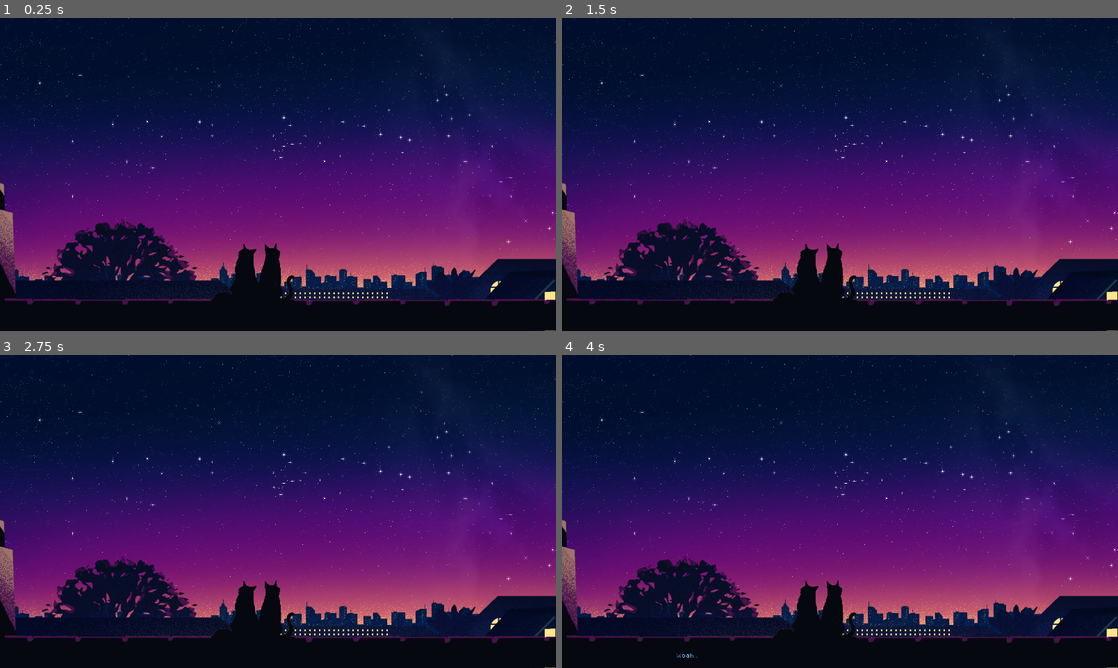
Above: before the commit, frames 1-4 (two rows, left to right).
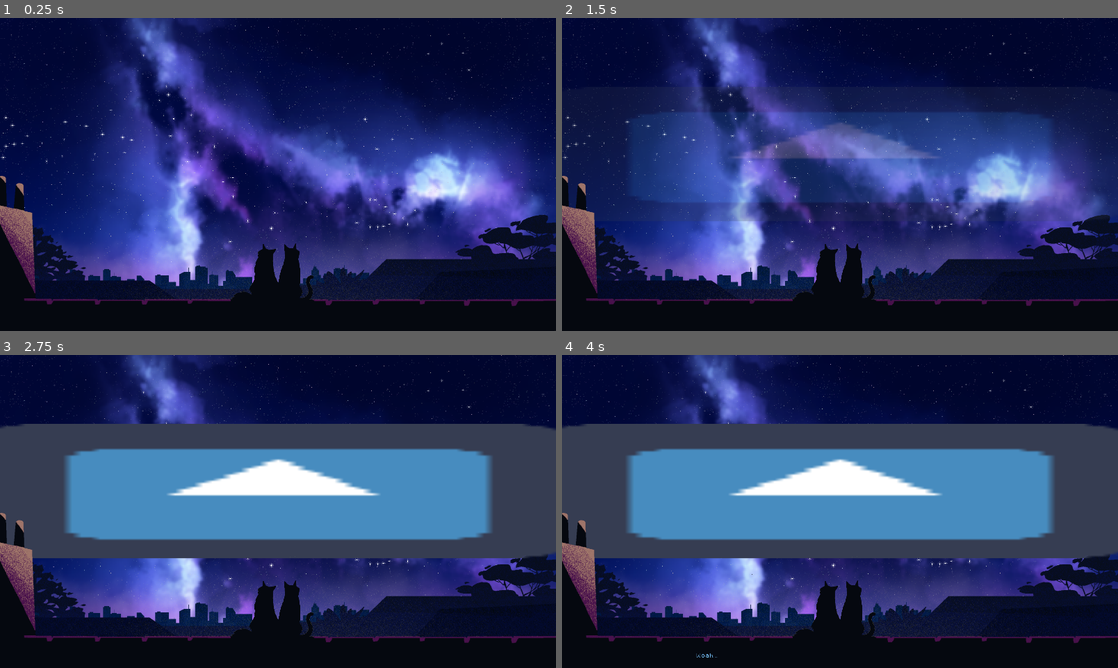
Above: after the commit, the same moments.

Repository: eilamg/Cosmicats
Game: Godot game, scene res://Main.tscn
Two runs of this game, one before a commit and one after it. Both use one fixed random seed, a clock stepped at 60 frames per second and the inputs below. The engine's default icon, where the game draws it, is replaced by a stand-in: a white triangle on a blue panel in a dark square.
Inputs (mouse positions are in pixels of both pictures, inside the frame that each line leads up to):
- Up to frame 1 (0.25 s): no input
- Up to frame 2 (1.5 s): tap Enter at 0.5 s; move the mouse to (962, 158) at 0.52 s; right-click (962, 158) at 0.6 s; click (962, 158) at 0.67 s; drag from (728, 190) to (812, 237) at 1.27 s
- Up to frame 3 (2.75 s): move the mouse to (333, 442) at 2.02 s; right-click (333, 442) at 2.1 s
- Up to frame 4 (4 s): tap Space at 2.75 s; drag from (812, 574) to (673, 464) at 2.77 s; tap Enter at 3.5 s; move the mouse to (1006, 558) at 3.52 s; hold Down (ui_down) from 3.53 s (still down); right-click (1006, 558) at 3.6 s

The runs differ from the first frame. In frame 1, 55% of the frame differs, in the area x 0-100%, y 0-100%; in frame 2, 57%; in frame 3, 67%; in frame 4, 67%.

Commit message:
Add intro and outro animations

Diff:
--- a/Main.gd
+++ b/Main.gd
@@ -16,6 +16,9 @@
     spawn_star_groups()
     hide_away_constellations()
     $MusicPlayer.add_layer()
+
+    $AnimationPlayer.play("intro")
+
     # spawn_random_stars(100)
 
 
--- a/Main.tscn
+++ b/Main.tscn
@@ -48,6 +48,7 @@
 [ext_resource path="res://music/CosmicCatsIsoLoop4.ogg" type="AudioStream" id=46]
 [ext_resource path="res://music/CosmicCatsIsoLoop6.ogg" type="AudioStream" id=47]
 [ext_resource path="res://music/MusicPlayer.gd" type="Script" id=48]
+[ext_resource path="res://icon.png" type="Texture" id=49]
 
 [sub_resource type="OpenSimplexNoise" id=1]
 
@@ -57,6 +58,124 @@
 [sub_resource type="ShaderMaterial" id=3]
 shader = ExtResource( 6 )
 shader_param/noise_texture = SubResource( 2 )
+
+[sub_resource type="Animation" id=5]
+resource_name = "intro"
+length = 6.5
+tracks/0/type = "value"
+tracks/0/path = NodePath("Credits:self_modulate")
+tracks/0/interp = 1
+tracks/0/loop_wrap = true
+tracks/0/imported = false
+tracks/0/enabled = true
+tracks/0/keys = {
+"times": PoolRealArray( 0, 0.6, 2.5, 4.5, 6.5 ),
+"transitions": PoolRealArray( 1, 2, 1, -2, 2 ),
+"update": 0,
+"values": [ Color( 1, 1, 1, 0 ), Color( 1, 1, 1, 0 ), Color( 1, 1, 1, 1 ), Color( 1, 1, 1, 1 ), Color( 1, 1, 1, 0 ) ]
+}
+tracks/1/type = "method"
+tracks/1/path = NodePath("AnimationPlayer")
+tracks/1/interp = 1
+tracks/1/loop_wrap = true
+tracks/1/imported = false
+tracks/1/enabled = true
+tracks/1/keys = {
+"times": PoolRealArray( 6.5 ),
+"transitions": PoolRealArray( 1 ),
+"values": [ {
+"args": [ "lights_out" ],
+"method": "play"
+} ]
+}
+
+[sub_resource type="Animation" id=6]
+resource_name = "lights_on"
+length = 2.3
+tracks/0/type = "value"
+tracks/0/path = NodePath("ParallaxBG/Sky/sky_light:self_modulate")
+tracks/0/interp = 2
+tracks/0/loop_wrap = true
+tracks/0/imported = false
+tracks/0/enabled = true
+tracks/0/keys = {
+"times": PoolRealArray( 0, 0.3, 2.3 ),
+"transitions": PoolRealArray( 1, 2.07053, -2 ),
+"update": 0,
+"values": [ Color( 1, 1, 1, 0 ), Color( 1, 1, 1, 0 ), Color( 1, 1, 1, 1 ) ]
+}
+tracks/1/type = "value"
+tracks/1/path = NodePath("ParallaxBG/Sky/bg_stars_light:self_modulate")
+tracks/1/interp = 1
+tracks/1/loop_wrap = true
+tracks/1/imported = false
+tracks/1/enabled = true
+tracks/1/keys = {
+"times": PoolRealArray( 0, 1.2 ),
+"transitions": PoolRealArray( 1, 1 ),
+"update": 1,
+"values": [ Color( 1, 1, 1, 0 ), Color( 1, 1, 1, 1 ) ]
+}
+tracks/2/type = "value"
+tracks/2/path = NodePath("ParallaxBG/Bg0/bg_light:self_modulate")
+tracks/2/interp = 1
+tracks/2/loop_wrap = true
+tracks/2/imported = false
+tracks/2/enabled = true
+tracks/2/keys = {
+"times": PoolRealArray( 0, 1.1 ),
+"transitions": PoolRealArray( 1, 1 ),
+"update": 1,
+"values": [ Color( 1, 1, 1, 0 ), Color( 1, 1, 1, 1 ) ]
+}
+tracks/3/type = "value"
+tracks/3/path = NodePath("ParallaxBG/Bg1/mg1_light:self_modulate")
+tracks/3/interp = 1
+tracks/3/loop_wrap = true
+tracks/3/imported = false
+tracks/3/enabled = true
+tracks/3/keys = {
+"times": PoolRealArray( 0, 0.9 ),
+"transitions": PoolRealArray( 1, 1 ),
+"update": 1,
+"values": [ Color( 1, 1, 1, 0 ), Color( 1, 1, 1, 1 ) ]
+}
+tracks/4/type = "value"
+tracks/4/path = NodePath("ParallaxBG/Bg2/mg2_light:self_modulate")
+tracks/4/interp = 1
+tracks/4/loop_wrap = true
+tracks/4/imported = false
+tracks/4/enabled = true
+tracks/4/keys = {
+"times": PoolRealArray( 0, 0.7 ),
+"transitions": PoolRealArray( 1, 1 ),
+"update": 1,
+"values": [ Color( 1, 1, 1, 0 ), Color( 1, 1, 1, 1 ) ]
+}
+tracks/5/type = "value"
+tracks/5/path = NodePath("ParallaxBG/Bg3/mg3_light:self_modulate")
+tracks/5/interp = 1
+tracks/5/loop_wrap = true
+tracks/5/imported = false
+tracks/5/enabled = true
+tracks/5/keys = {
+"times": PoolRealArray( 0, 0.3 ),
+"transitions": PoolRealArray( 1, 1 ),
+"update": 1,
+"values": [ Color( 1, 1, 1, 0 ), Color( 1, 1, 1, 1 ) ]
+}
+tracks/6/type = "value"
+tracks/6/path = NodePath("ParallaxFG/Cats/cats_light:self_modulate")
+tracks/6/interp = 1
+tracks/6/loop_wrap = true
+tracks/6/imported = false
+tracks/6/enabled = true
+tracks/6/keys = {
+"times": PoolRealArray( 0, 0.001, 0.1 ),
+"transitions": PoolRealArray( 1, 1, 1 ),
+"update": 1,
+"values": [ Color( 1, 1, 1, 1 ), Color( 1, 1, 1, 0 ), Color( 1, 1, 1, 1 ) ]
+}
 
 [sub_resource type="Animation" id=4]
 resource_name = "lights_out"
@@ -150,6 +269,7 @@
 script = ExtResource( 10 )
 
 [node name="Camera" type="Camera2D" parent="."]
+position = Vector2( 960, 0 )
 anchor_mode = 0
 current = true
 limit_left = 0
@@ -191,6 +311,7 @@
 centered = false
 
 [node name="sky_light" type="Sprite" parent="ParallaxBG/Sky"]
+self_modulate = Color( 1, 1, 1, 0 )
 texture = ExtResource( 32 )
 centered = false
 
@@ -200,6 +321,7 @@
 centered = false
 
 [node name="bg_stars_light" type="Sprite" parent="ParallaxBG/Sky"]
+self_modulate = Color( 1, 1, 1, 0 )
 material = SubResource( 3 )
 texture = ExtResource( 36 )
 centered = false
@@ -218,6 +340,7 @@
 centered = false
 
 [node name="bg_light" type="Sprite" parent="ParallaxBG/Bg0"]
+self_modulate = Color( 1, 1, 1, 0 )
 texture = ExtResource( 37 )
 centered = false
 
@@ -233,6 +356,7 @@
 centered = false
 
 [node name="mg1_light" type="Sprite" parent="ParallaxBG/Bg1"]
+self_modulate = Color( 1, 1, 1, 0 )
 texture = ExtResource( 38 )
 centered = false
 
@@ -248,6 +372,7 @@
 centered = false
 
 [node name="mg2_light" type="Sprite" parent="ParallaxBG/Bg2"]
+self_modulate = Color( 1, 1, 1, 0 )
 texture = ExtResource( 39 )
 centered = false
 
@@ -263,6 +388,7 @@
 centered = false
 
 [node name="mg3_light" type="Sprite" parent="ParallaxBG/Bg3"]
+self_modulate = Color( 1, 1, 1, 0 )
 texture = ExtResource( 40 )
 centered = false
 
@@ -689,6 +815,8 @@
 margin_right = 2881.08
 
 [node name="AnimationPlayer" type="AnimationPlayer" parent="."]
+anims/intro = SubResource( 5 )
+anims/lights_on = SubResource( 6 )
 anims/lights_out = SubResource( 4 )
 
 [node name="MusicPlayer" type="Node" parent="."]
@@ -725,6 +853,12 @@
 autoplay = true
 
 [node name="Tween" type="Tween" parent="MusicPlayer"]
+
+[node name="Credits" type="Sprite" parent="."]
+self_modulate = Color( 1, 1, 1, 0 )
+position = Vector2( 1904.88, 469.871 )
+scale = Vector2( 32.3512, 7.25039 )
+texture = ExtResource( 49 )
 
 [connection signal="mouse_entered" from="Camera/LeftMargin" to="Camera" method="_on_LeftMargin_mouse_entered"]
 [connection signal="mouse_exited" from="Camera/LeftMargin" to="Camera" method="_on_LeftMargin_mouse_exited"]
Not shown: 1 places in Main.tscn that only renumber resources
